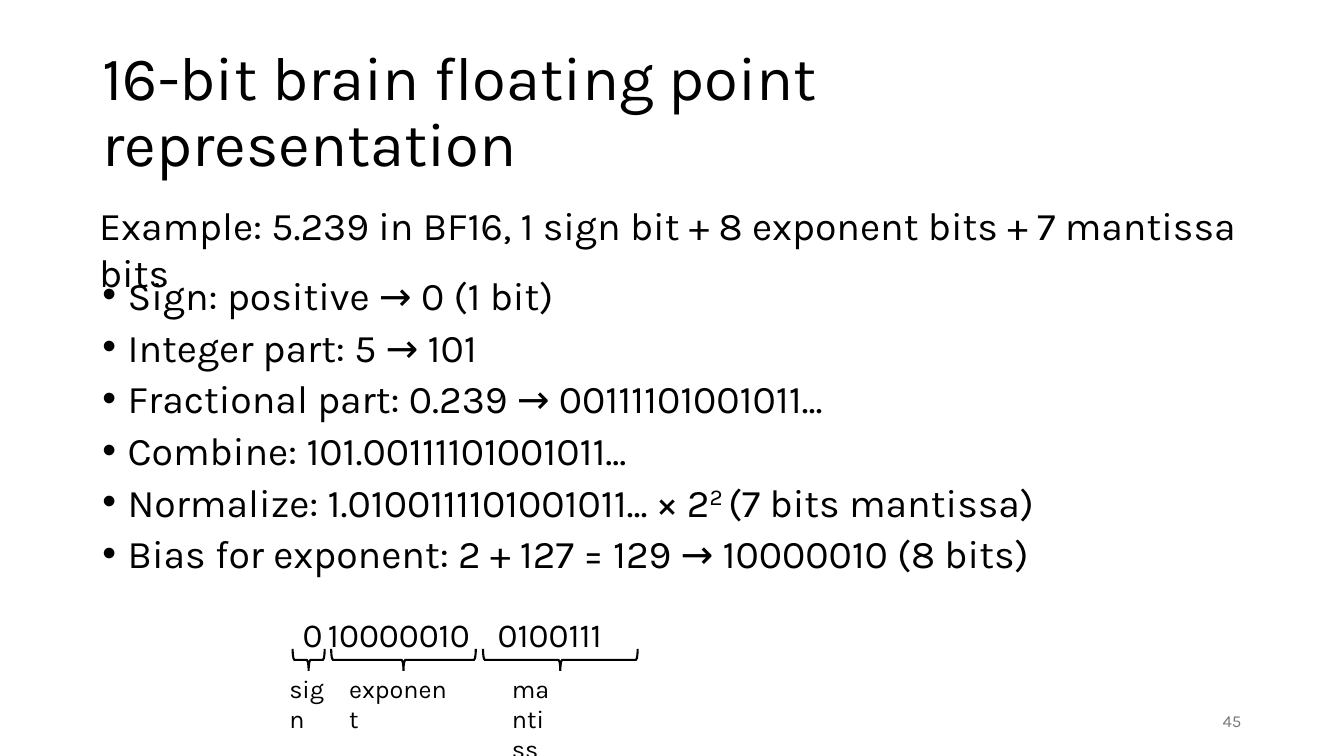
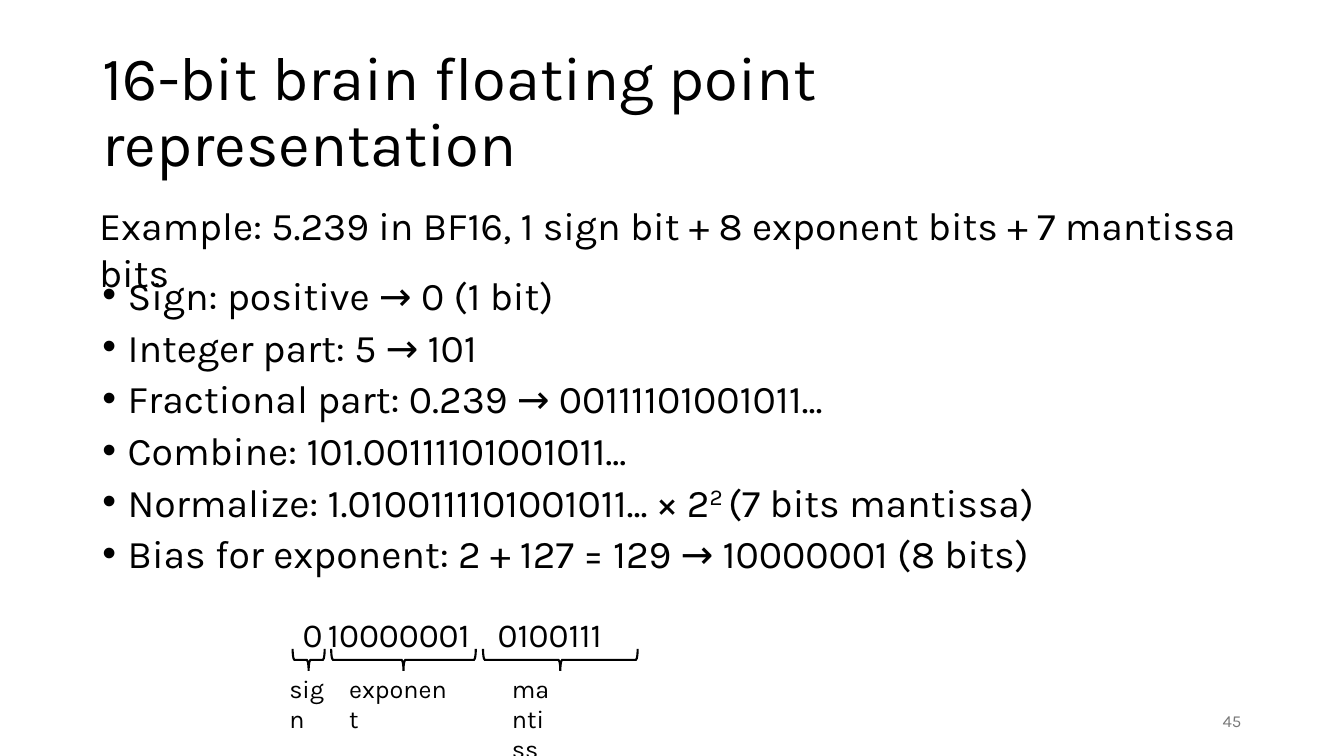
Before and after one commit to gjbex/Deploying-LLMs-locally, a slide deck: slide 45 of local_LLMs.pptx. Drawn at 1344x756 pixels with LibreOffice and Linux fonts; fonts in the diff are those of the drawing. Boxes give left, top, right and bottom in pixels: in the first picture for what was removed or moved away, otherwise in the second. Text is boxed around its words. In the diff, an @@ line names an element or a change of style, - is before the commit and + after.

Commit message:
Fix typos

```diff
--- a/local_LLMs.pptx
+++ b/local_LLMs.pptx
@@ text at [128,539,1028,578]: text changed @@
-• Bias for exponent: 2 + 127 = 129 → 10000010 (8 bits)
+• Bias for exponent: 2 + 127 = 129 → 10000001 (8 bits)
@@ text at [328,625,470,656]: text changed @@
-10000010
+10000001
```
Also in this commit, not shown: 1 other slide changed, 1 slide added.
